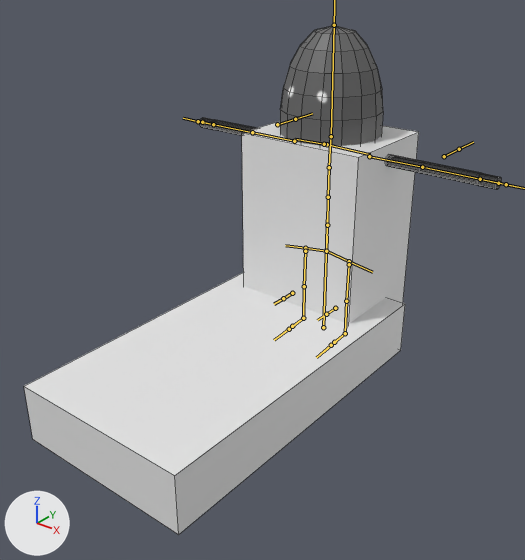
Before and after pictures for a commit that changed the FBX model data/player/fbx/player.fbx.
Camera for both pictures: a 50 mm camera at (3.49, -5.33, 3.63) aimed at (0.21, -1.23, 1.08). Arrows for +X, +Y and +Z are at lower left; the lights stay in place. The bones that bend it are drawn over the model as lines. Mesh edges are drawn as thin lines.

The first picture shows 'CollDown', 'CollSit', 'body'.
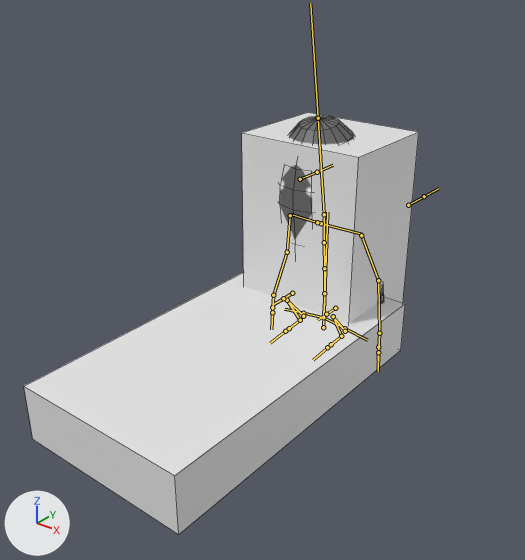
The newer file adds an action. The first version stands in its rest pose; the second is drawn at frame 81 of the action 'armature|07_idleTosit'.

Pixel boxes [x1, y1, x2, y2] of what changed, in the pictures (525 x 560 px):
'body', posed
    before: [200, 26, 501, 189]
    after: [280, 116, 384, 302]
bone 'spine', root to tip
    before: (326, 251) to (327, 236)
    after: (323, 317) to (324, 303)
bone 'spine.001', root to tip
    before: (327, 225) to (328, 197)
    after: (324, 293) to (324, 268)
bone 'spine.002', root to tip
    before: (328, 197) to (329, 167)
    after: (324, 268) to (324, 242)
bone 'spine.003', root to tip
    before: (329, 167) to (330, 139)
    after: (324, 242) to (324, 217)
bone 'spine.004', root to tip
    before: (331, 136) to (334, 25)
    after: (324, 214) to (318, 118)
bone 'upper_arm.L', root to tip
    before: (369, 156) to (422, 167)
    after: (361, 235) to (378, 280)
bone 'forearm.L', root to tip
    before: (422, 167) to (480, 179)
    after: (378, 280) to (379, 333)
bone 'hand.L', root to tip
    before: (480, 179) to (498, 183)
    after: (379, 333) to (378, 347)
bone 'upper_arm.R', root to tip
    before: (294, 141) to (252, 132)
    after: (290, 215) to (287, 252)
bone 'forearm.R', root to tip
    before: (252, 132) to (213, 124)
    after: (287, 252) to (273, 295)
bone 'hand.R', root to tip
    before: (213, 124) to (202, 122)
    after: (273, 295) to (272, 307)
bone 'thigh.L', root to tip
    before: (349, 264) to (346, 301)
    after: (345, 331) to (333, 316)
bone 'shin.L', root to tip
    before: (346, 301) to (345, 333)
    after: (333, 316) to (341, 336)
bone 'foot.L', root to tip
    before: (345, 333) to (334, 342)
    after: (341, 336) to (331, 344)
bone 'thigh.R', root to tip
    before: (305, 251) to (304, 286)
    after: (303, 316) to (287, 300)
bone 'shin.R', root to tip
    before: (304, 286) to (303, 318)
    after: (287, 300) to (300, 320)
bone 'foot.R', root to tip
    before: (303, 318) to (292, 326)
    after: (300, 320) to (289, 328)

Diff of the bpy script that builds the scene:
```diff
--- a/data/player/fbx/player.fbx.py
+++ b/data/player/fbx/player.fbx.py
@@ bone_spine @@
 bone_spine = bpy.data.objects['armature'].pose.bones['spine']  # child of 'root'
-bone_spine.location = (0.0, 0.0, 0.0)
+bone_spine.location = (0.0, -0.718, 0.006)
@@ bone_spine_001 @@
 bone_spine_001 = bpy.data.objects['armature'].pose.bones['spine.001']  # child of 'spine'
-bone_spine_001.rotation_quaternion = (1.0, 0.0, 0.0, 0.0)  # degrees (0, 0, 0)
+bone_spine_001.rotation_quaternion = (1.0, 0.026, 0.0, 0.0)  # degrees (3, 0, 0)
@@ bone_spine_002 @@
 bone_spine_002 = bpy.data.objects['armature'].pose.bones['spine.002']  # child of 'spine.001'
-bone_spine_002.rotation_quaternion = (1.0, 0.0, 0.0, 0.0)  # degrees (0, 0, 0)
+bone_spine_002.rotation_quaternion = (1.0, 0.009, 0.0, 0.0)  # degrees (1, 0, 0)
@@ bone_spine_003 @@
 bone_spine_003 = bpy.data.objects['armature'].pose.bones['spine.003']  # child of 'spine.002'
-bone_spine_003.rotation_quaternion = (1.0, 0.0, 0.0, 0.0)  # degrees (0, 0, 0)
+bone_spine_003.rotation_quaternion = (1.0, 0.009, 0.0, 0.0)  # degrees (1, 0, 0)
@@ bone_spine_004 @@
 bone_spine_004 = bpy.data.objects['armature'].pose.bones['spine.004']  # child of 'spine.003'
-bone_spine_004.rotation_quaternion = (1.0, 0.0, 0.0, 0.0)  # degrees (0, 0, 0)
+bone_spine_004.rotation_quaternion = (1.0, 0.026, 0.0, 0.0)  # degrees (3, 0, 0)
@@ bone_upper_arm_l @@
 bone_upper_arm_l = bpy.data.objects['armature'].pose.bones['upper_arm.L']  # child of 'shoulder.L'
-bone_upper_arm_l.rotation_quaternion = (1.0, 0.0, 0.0, 0.0)  # degrees (0, 0, 0)
+bone_upper_arm_l.rotation_quaternion = (0.764, 0.1, 0.217, -0.599)  # degrees (-7, 27, -78)
@@ bone_forearm_l @@
 bone_forearm_l = bpy.data.objects['armature'].pose.bones['forearm.L']  # child of 'upper_arm.L'
-bone_forearm_l.rotation_quaternion = (1.0, 0.0, 0.0, 0.0)  # degrees (0, 0, 0)
+bone_forearm_l.rotation_quaternion = (0.975, 0.218, -0.018, 0.041)  # degrees (25, -3, 4)
@@ bone_hand_l @@
 bone_hand_l = bpy.data.objects['armature'].pose.bones['hand.L']  # child of 'forearm.L'
-bone_hand_l.rotation_quaternion = (1.0, 0.0, 0.0, 0.0)  # degrees (0, 0, 0)
+bone_hand_l.rotation_quaternion = (0.974, -0.074, -0.198, -0.087)  # degrees (-7, -23, -9)
@@ bone_upper_arm_r @@
 bone_upper_arm_r = bpy.data.objects['armature'].pose.bones['upper_arm.R']  # child of 'shoulder.R'
-bone_upper_arm_r.rotation_quaternion = (1.0, 0.0, 0.0, 0.0)  # degrees (0, 0, 0)
+bone_upper_arm_r.rotation_quaternion = (0.764, 0.099, -0.217, 0.599)  # degrees (-7, -27, 78)
@@ bone_forearm_r @@
 bone_forearm_r = bpy.data.objects['armature'].pose.bones['forearm.R']  # child of 'upper_arm.R'
-bone_forearm_r.rotation_quaternion = (1.0, 0.0, 0.0, 0.0)  # degrees (0, 0, 0)
+bone_forearm_r.rotation_quaternion = (0.974, 0.221, 0.014, -0.041)  # degrees (25, 3, -4)
@@ bone_hand_r @@
 bone_hand_r = bpy.data.objects['armature'].pose.bones['hand.R']  # child of 'forearm.R'
-bone_hand_r.rotation_quaternion = (1.0, 0.0, 0.0, 0.0)  # degrees (0, 0, 0)
+bone_hand_r.rotation_quaternion = (0.973, -0.075, 0.202, 0.087)  # degrees (-7, 24, 9)
@@ bone_thigh_l @@
 bone_thigh_l = bpy.data.objects['armature'].pose.bones['thigh.L']  # child of 'spine'
-bone_thigh_l.rotation_quaternion = (1.0, 0.0, 0.0, 0.0)  # degrees (0, 0, 0)
+bone_thigh_l.rotation_quaternion = (0.374, -0.927, -0.015, -0.025)  # degrees (-136, -3, 1)
@@ bone_shin_l @@
 bone_shin_l = bpy.data.objects['armature'].pose.bones['shin.L']  # child of 'thigh.L'
-bone_shin_l.rotation_quaternion = (1.0, 0.0, 0.0, 0.0)  # degrees (0, 0, 0)
+bone_shin_l.rotation_quaternion = (0.104, 0.992, 0.0, 0.066)  # degrees (168, -8, 1)
@@ bone_foot_l @@
 bone_foot_l = bpy.data.objects['armature'].pose.bones['foot.L']  # child of 'shin.L'
-bone_foot_l.rotation_quaternion = (1.0, 0.0, 0.0, 0.0)  # degrees (0, 0, 0)
+bone_foot_l.rotation_quaternion = (0.961, -0.267, 0.03, 0.068)  # degrees (-31, 5, 7)
@@ bone_thigh_r @@
 bone_thigh_r = bpy.data.objects['armature'].pose.bones['thigh.R']  # child of 'spine'
-bone_thigh_r.rotation_quaternion = (1.0, 0.0, 0.0, 0.0)  # degrees (0, 0, 0)
+bone_thigh_r.rotation_quaternion = (0.374, -0.927, 0.015, 0.025)  # degrees (-136, 3, -1)
@@ bone_shin_r @@
 bone_shin_r = bpy.data.objects['armature'].pose.bones['shin.R']  # child of 'thigh.R'
-bone_shin_r.rotation_quaternion = (1.0, 0.0, 0.0, 0.0)  # degrees (0, 0, 0)
+bone_shin_r.rotation_quaternion = (0.104, 0.992, 0.0, -0.066)  # degrees (168, 8, -1)
@@ bone_foot_r @@
 bone_foot_r = bpy.data.objects['armature'].pose.bones['foot.R']  # child of 'shin.R'
-bone_foot_r.rotation_quaternion = (1.0, 0.0, 0.0, 0.0)  # degrees (0, 0, 0)
+bone_foot_r.rotation_quaternion = (0.961, -0.267, -0.03, -0.068)  # degrees (-31, -5, -7)
```
